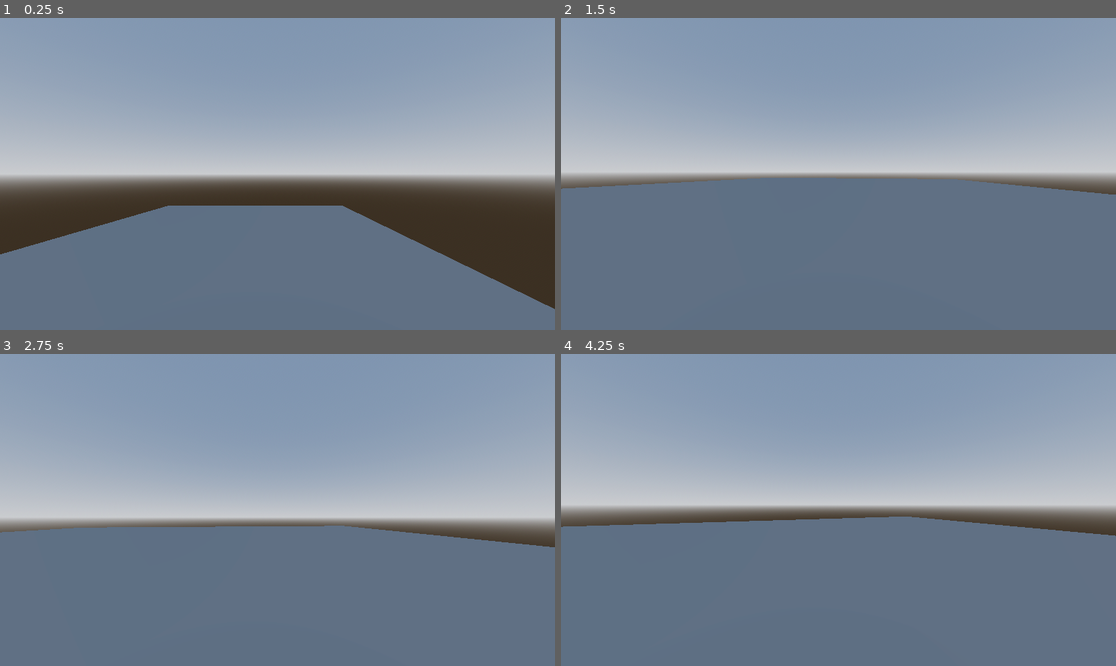
Above: before the commit, frames 1-4 (two rows, left to right).
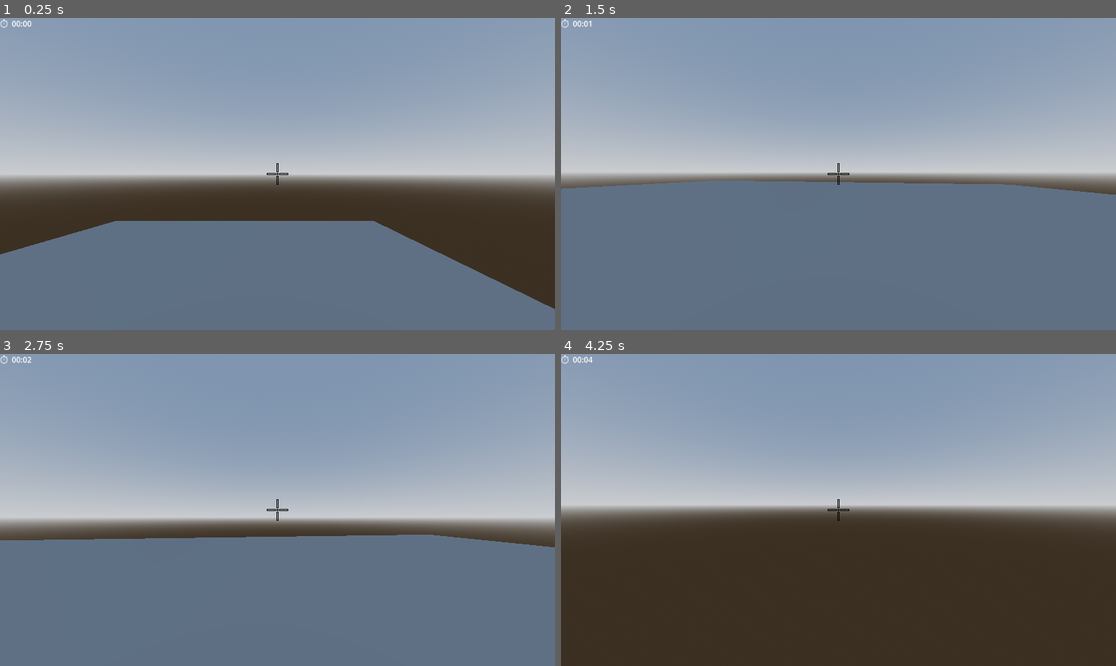
Above: after the commit, the same moments.

Repository: HaL-underscore-27/gamejam-outcasts
Game: Godot game, scene res://main.tscn
The game is run twice, just before and just after one commit, with the same random seed, the same clock (stepped at 60 frames per second) and the same inputs.
Inputs (mouse positions are in pixels of both pictures, inside the frame that each line leads up to):
- Up to frame 1 (0.25 s): no input
- Up to frame 2 (1.5 s): move the mouse to (866, 174) at 0.52 s; hold Shift (sprint) 0.53-1.28 s; hold W (up) from 0.53 s (still down); tap Space (jump) at 0.77 s; move the mouse to (810, 174) at 1.27 s; tap Shift (sprint) at 1.35 s
- Up to frame 3 (2.75 s): keep holding W (up); tap Space (jump) at 1.52 s; move the mouse to (288, 503) at 2.02 s; hold Shift (sprint) from 2.03 s (still down)
- Up to frame 4 (4.25 s): keep holding W (up); move the mouse to (832, 516) at 2.77 s; release Shift (sprint) at 2.78 s; tap Shift (sprint) at 2.85 s; tap Space (jump) at 3.02, 3.77 s; move the mouse to (877, 513) at 3.52 s; hold Shift (sprint) from 3.53 s (still down)

The runs differ from the first frame. In frame 1, 2.0% of the frame differs, in the area x 0-84%, y 0-80%; in frame 2, 0.6%; in frame 3, 2.4%; in frame 4, 46%, in the area x 0-100%, y 0-100%.

Commit message:
committed changes into anisa's branch

Diff:
--- a/main.tscn
+++ b/main.tscn
@@ -1,6 +1,9 @@
-[gd_scene load_steps=6 format=3 uid="uid://bxtnfolff3kw1"]
+[gd_scene load_steps=11 format=3 uid="uid://bxtnfolff3kw1"]
 
 [ext_resource type="Script" uid="uid://c0pq52lxa305" path="res://player.gd" id="1_ig7tw"]
+[ext_resource type="Script" uid="uid://bbc4s2doob6o" path="res://zombie.gd" id="2_0xm2m"]
+[ext_resource type="Script" uid="uid://bed0x1mfmvd0m" path="res://ui.gd" id="3_h2yge"]
+[ext_resource type="Texture2D" uid="uid://dpwwjbygdkco6" path="res://images/crosshair.png" id="4_1bvp3"]
 
 [sub_resource type="ProceduralSkyMaterial" id="ProceduralSkyMaterial_ig7tw"]
 sky_horizon_color = Color(0.662243, 0.671743, 0.686743, 1)
@@ -17,6 +20,10 @@
 
 [sub_resource type="CapsuleShape3D" id="CapsuleShape3D_0xm2m"]
 
+[sub_resource type="CapsuleMesh" id="CapsuleMesh_0xm2m"]
+
+[sub_resource type="CapsuleShape3D" id="CapsuleShape3D_h2yge"]
+
 [node name="Node3D" type="Node3D"]
 
 [node name="WorldEnvironment" type="WorldEnvironment" parent="."]
@@ -28,7 +35,7 @@
 size = Vector3(28.9297, 1, 34.7396)
 
 [node name="Player" type="CharacterBody3D" parent="."]
-transform = Transform3D(1, 0, 0, 0, 1, 0, 0, 0, 1, -2.10827, 6.08518, 2.07824)
+transform = Transform3D(1, 0, 0, 0, 1, 0, 0, 0, 1, -2.10827, 6.08518, -8.38182)
 script = ExtResource("1_ig7tw")
 
 [node name="CollisionShape3D" type="CollisionShape3D" parent="Player"]
@@ -41,6 +48,39 @@
 [node name="Camera3D" type="Camera3D" parent="Player/Head"]
 transform = Transform3D(1, 0, 0, 0, 1, 0, 0, 0, 1, 0, 0.495593, 0.657842)
 
-[node name="Timer" type="Timer" parent="."]
+[node name="Zombie" type="CharacterBody3D" parent="."]
+transform = Transform3D(1, 0, 0, 0, 1, 0, 0, 0, 1, 6.16626, 2.05447, 0)
+script = ExtResource("2_0xm2m")
+target_path = NodePath("../Player")
 
-[node name="Label3D" type="Label3D" parent="."]
+[node name="NavigationAgent3D" type="NavigationAgent3D" parent="Zombie"]
+
+[node name="MeshInstance3D" type="MeshInstance3D" parent="Zombie"]
+mesh = SubResource("CapsuleMesh_0xm2m")
+
+[node name="CollisionShape3D" type="CollisionShape3D" parent="Zombie"]
+shape = SubResource("CapsuleShape3D_h2yge")
+
+[node name="UI" type="CanvasLayer" parent="."]
+script = ExtResource("3_h2yge")
+
+[node name="Timer" type="Timer" parent="UI"]
+
+[node name="PlaytimeLabel" type="Label" parent="UI"]
+offset_right = 40.0
+offset_bottom = 23.0
+
+[node name="Crosshair" type="TextureRect" parent="UI"]
+anchors_preset = 8
+anchor_left = 0.5
+anchor_top = 0.5
+anchor_right = 0.5
+anchor_bottom = 0.5
+offset_left = -26.0
+offset_top = -26.0
+offset_right = 494.0
+offset_bottom = 494.0
+grow_horizontal = 2
+grow_vertical = 2
+scale = Vector2(0.1, 0.1)
+texture = ExtResource("4_1bvp3")
--- /dev/null
+++ b/ui.gd
@@ -0,0 +1,16 @@
+extends CanvasLayer
+
+@onready var label: Label = $PlaytimeLabel
+
+var elapsed_time: float = 0.0  # in seconds
+
+func _process(delta: float) -> void:
+	# Add delta every frame
+	elapsed_time += delta
+
+	# Calculate minutes and seconds
+	var minutes = int(elapsed_time / 60)
+	var seconds = int(elapsed_time) % 60
+
+	# Format text as mm:ss
+	label.text = "⏱  %02d:%02d" % [minutes, seconds]
--- /dev/null
+++ b/zombie.gd
@@ -0,0 +1,30 @@
+extends CharacterBody3D
+
+@export var speed: float = 2.0
+@export var target_path: NodePath  # Reference to Player
+
+@onready var target: CharacterBody3D = get_node_or_null(target_path)
+
+func _ready() -> void:
+	if not target:
+		# Try to auto-find the player if not assigned
+		target = get_tree().get_first_node_in_group("player")
+
+	if target:
+		print("✅ Target set to:", target.name)
+	else:
+		push_warning("⚠️ No player found! Assign one in the inspector or add the player to 'player' group.")
+
+func _physics_process(delta: float) -> void:
+	if not target:
+		return
+
+	var direction = (target.global_position - global_position).normalized()
+	velocity = direction * speed
+
+	move_and_slide()
+
+	# Make the zombie face the player (ignore Y rotation difference)
+	look_at(Vector3(target.global_position.x, global_position.y, target.global_position.z))
+
+	print("🧟‍♂️ Zombie chasing", target.name)
Binary file added: images/crosshair.png
Not shown, added: images/crosshair.png.import
Not shown, added: ui.gd.uid
Not shown, added: zombie.gd.uid
